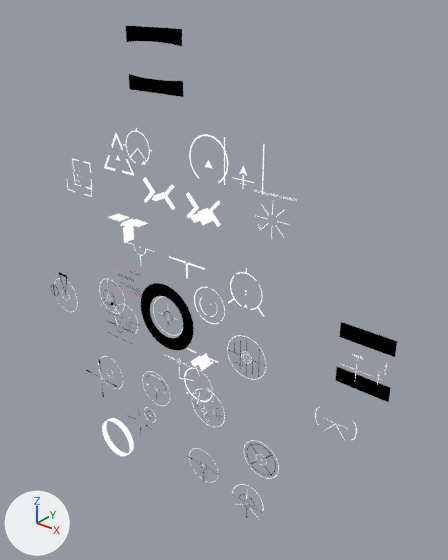
Before and after pictures for a commit that changed the Blender file [workfiles]/_reticle.blend.
Both versions are drawn from a 50 mm lens placed at (60.1, -63.2, 47.6), pointed at (9.3, 0.3, 8.3). Every picture has the same lights, and +X, +Y and +Z are marked at lower left. Text is drawn in Blender's own font.

The first picture shows 'Border', 'Plane.004', 'acog', 'ragnok', 'thermal'.
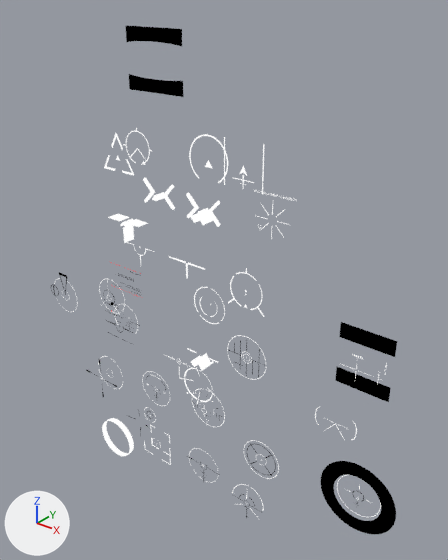
Where the change shows, as pixel boxes [x1, y1, x2, y2] in the pictures (448 x 560 px):
'Border', moved
    before: [141, 283, 194, 350]
    after: [321, 461, 396, 535]
'ragnok', moved
    before: [67, 158, 93, 197]
    after: [144, 425, 171, 465]
'acog', moved
    before: [153, 296, 183, 336]
    after: [337, 475, 381, 517]

What the commit changed:
Object 'Border' (ob_border) moves from (0.0, 0.0, 0.0) to (34.7, 0.0, -16.0).
Object 'ragnok' (ob_ragnok) moves from (-19.6, 0.0, 19.0) to (0.0, -4.7, -22.6).
Object 'acog' (ob_acog) moves from (0.0, 0.0, 0.0) to (34.7, 0.0, -16.0).
